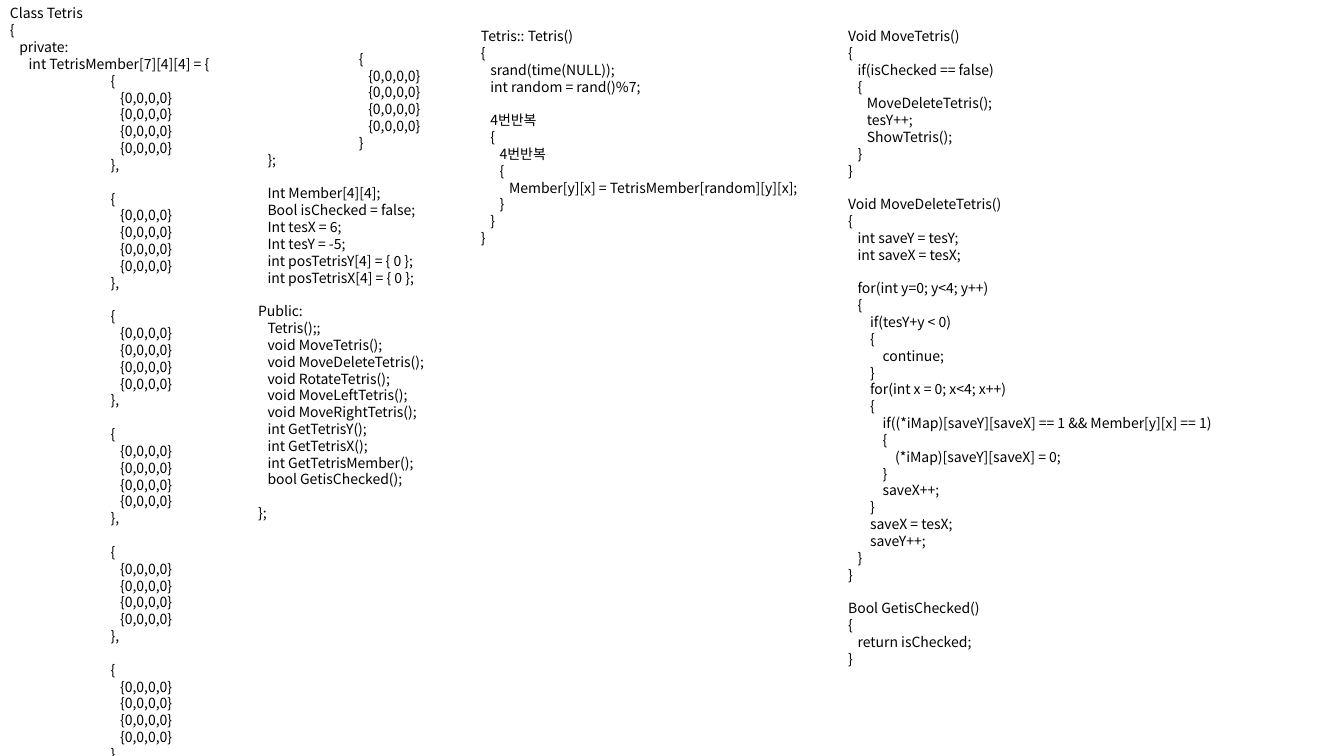
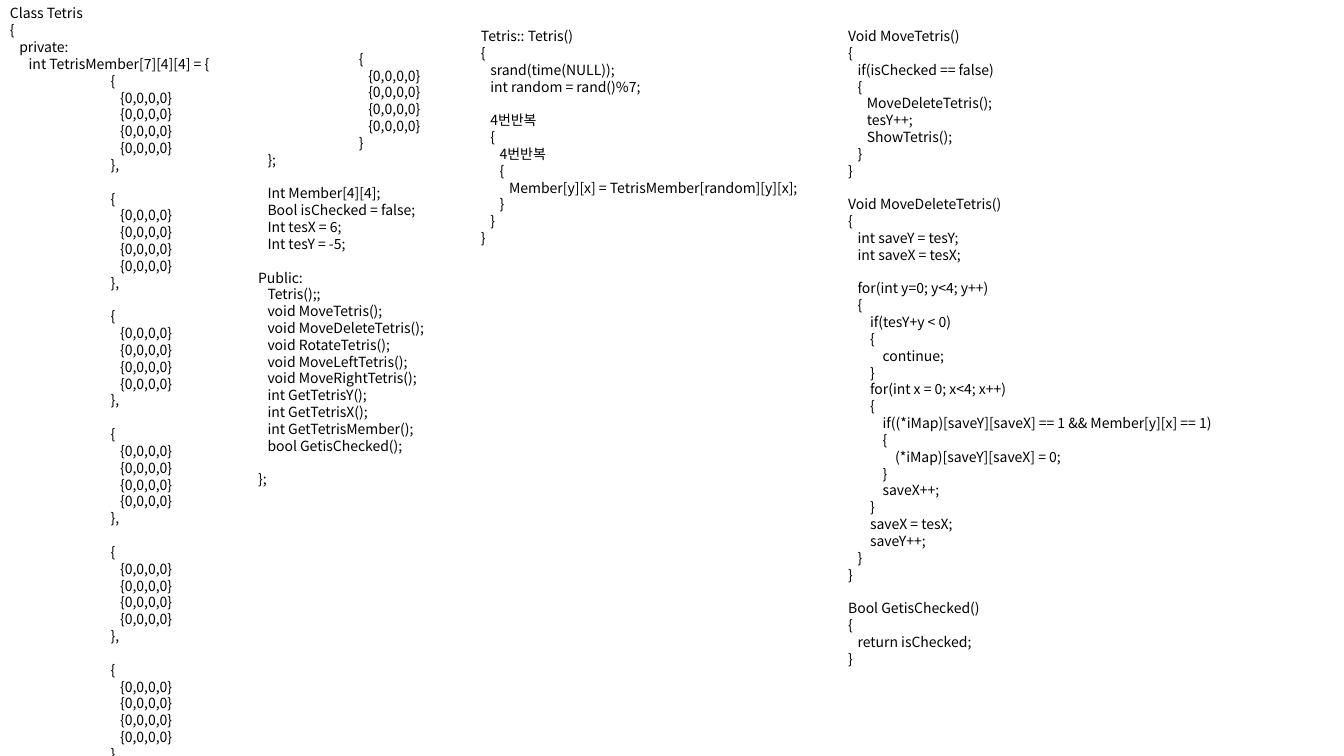
Before and after one commit to HEYHO8037/Tetris, a slide deck: slide 1 of Tetris.pptx. Drawn at 1344x756 pixels with LibreOffice and Linux fonts; fonts in the diff are those of the drawing. Boxes give left, top, right and bottom in pixels: in the first picture for what was removed or moved away, otherwise in the second. Text is boxed around its words. In the diff, an @@ line names an element or a change of style, - is before the commit and + after.

Commit message:
restore tetrisChief

```diff
--- a/Tetris.pptx
+++ b/Tetris.pptx
@@ text at (268, 255, 402, 286): paragraphs removed @@
-int posTetrisY[4] = { 0 };
-int posTetrisX[4] = { 0 };
```
Also in this commit, not shown: 3 other slides changed.
